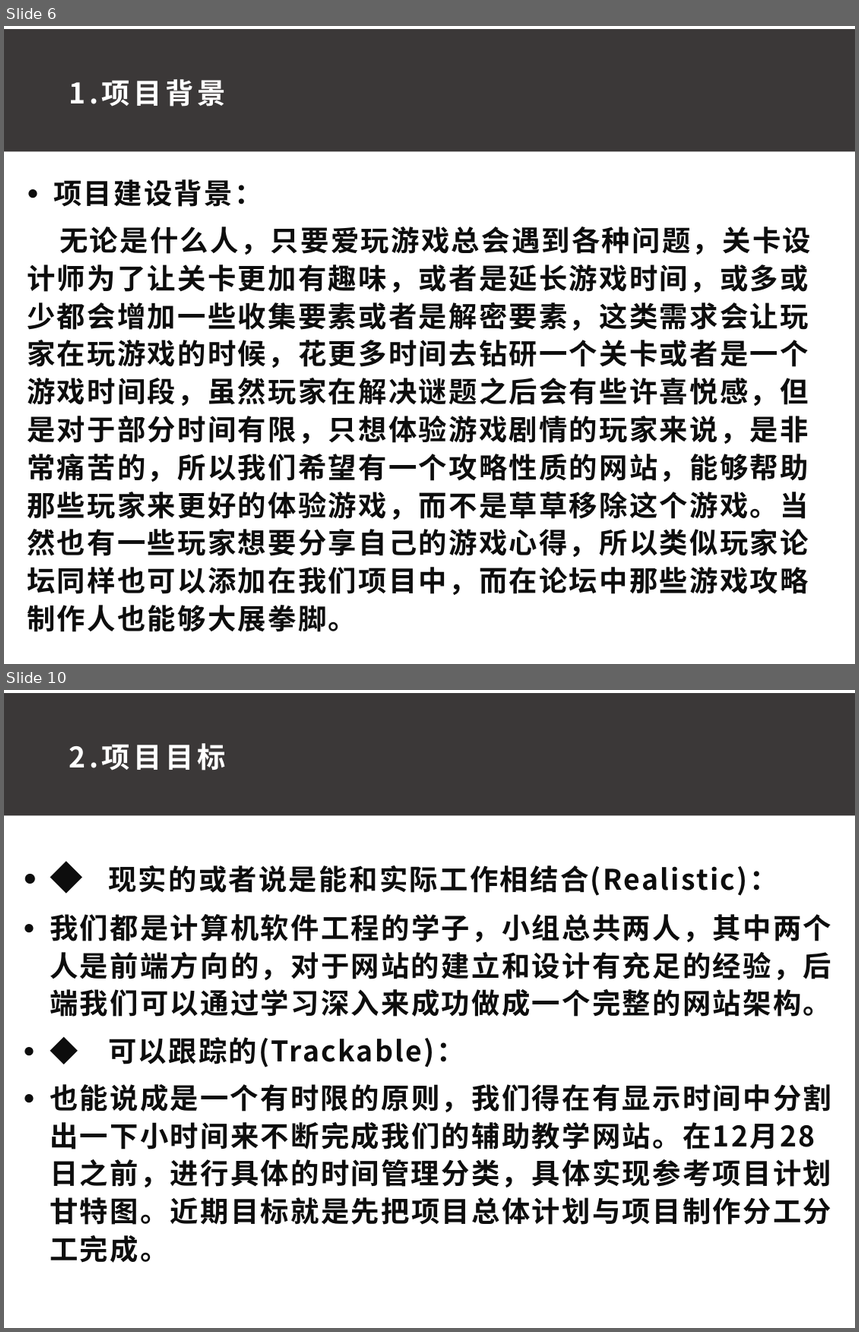
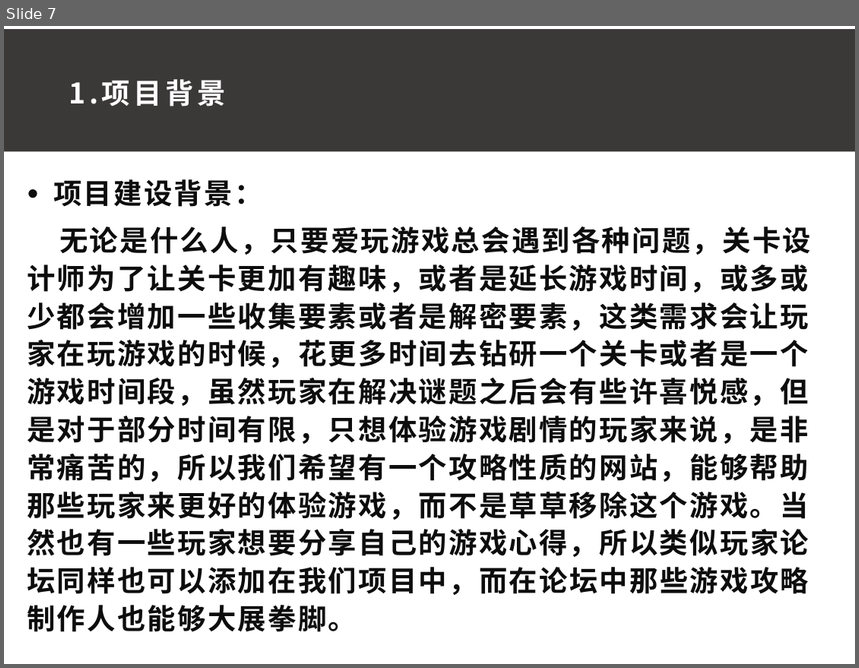
Before and after one commit to ConstanTWT/SE2020-G01, a slide deck: 项目计划书/G01小组项目计划PPT0.1.pptx. Shown one above the other, each under a label of ours: slides 6 and 10 before the commit, slide 7 after it; the slides between them are not shown. The pictures are 859x1332 and 859x668 pixels, drawn with LibreOffice and Linux fonts; fonts in the diff are those of the drawing. Boxes give left, top, right and bottom in pixels: in the first picture for what was removed or moved away, otherwise in the second. Text is boxed around its words. In the diff, an @@ line names an element or a change of style, - is before the commit and + after.

```diff
--- a/项目计划书/G01小组项目计划PPT0.1.pptx
+++ b/项目计划书/G01小组项目计划PPT0.1.pptx
@@ slide 10 removed at (4,690,855,1328), background #FFFFFF @@
@@ rectangle removed at (4,693,855,816) @@
@@ text removed at (69,743,226,771) @@
-2.项目目标
@@ text removed at (50,866,832,1263) @@
-● ◆ 现实的或者说是能和实际工作相结合(Realistic)：
-● 我们都是计算机软件工程的学子，小组总共两人，其中两个人是前端方向的，对于网站的建立和设计有充足的经验，后端我们可以通过学习深入来成功做成一个完整的网站架构。
-● ◆ 可以跟踪的(Trackable)：
-● 也能说成是一个有时限的原则，我们得在有显示时间中分割出一下小时间来不断完成我们的辅助教学网站。在12月28日之前，进行具体的时间管理分类，具体实现参考项目计划甘特图。近期目标就是先把项目总体计划与项目制作分工分工完成。
@@ what was slide 6 is now slide 7 @@
```
Also in this commit, not shown: 6 slides changed, 5 slides added, 3 other slides removed, 2 other files.
